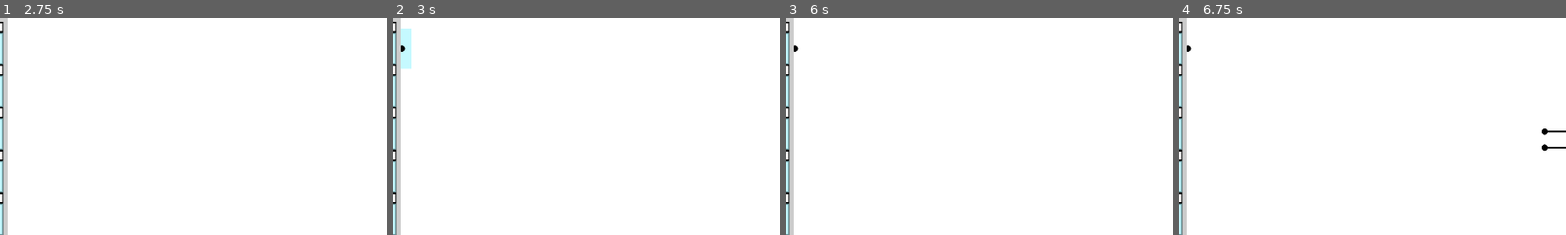
Above: before the commit, frames 1-4 (left to right).
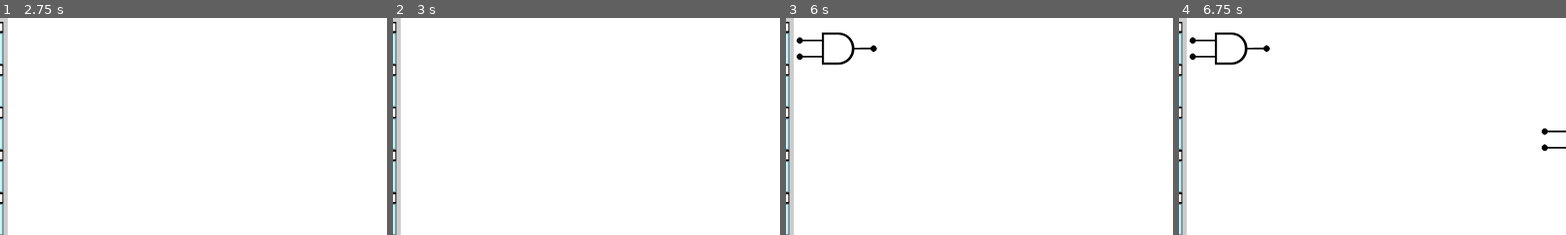
Above: after the commit, the same moments.

Repository: sleep-walkerr/CircuitCanvas
Game: Godot game, scene res://MainScene.tscn
Same seed, same stepped clock (60 frames per second), same inputs: the game is played once before the commit and once after it.
Inputs (mouse positions are % of the whole screen's width and height, from its top left):
- Up to frame 1 (2.75 s): click (98, 3) at 0.5 s; click (4, 7) at 1.27 s; click (98, 3) at 2 s
- Up to frame 2 (3 s): click (4, 7) at 2.77 s
- Up to frame 3 (6 s): click (98, 3) at 3.5 s; click (4, 7) at 4.27 s; tap Enter at 5 s; drag from (4, 7) to (98, 3) at 5.02 s; tap Space at 5.75 s; drag from (9, 7) to (98, 3) at 5.77 s
- Up to frame 4 (6.75 s): tap Enter at 6.5 s; move the mouse to (60, 28) at 6.52 s; hold = (plus) from 6.53 s (still down); click (60, 28) at 6.67 s
The pictures show only the part of the screen within x 8-58%, y 0-50%; the shares and areas given below are measured in that part.

Frame 1 is identical in both runs. In frame 2, 0.5% of the frame differs, in the area x 2-5%, y 4-24%; in frame 3, 0.7%, in the area x 2-24%, y 6-22%; in frame 4, 0.7%.

Commit message:
Added back collision box for gui selection

Diff:
--- a/GUI/GUI.tscn
+++ b/GUI/GUI.tscn
@@ -8,6 +8,9 @@
 border_width_top = 10
 border_width_right = 10
 border_width_bottom = 10
+
+[sub_resource type="RectangleShape2D" id="RectangleShape2D_2tlfq"]
+size = Vector2(170, 1080.5)
 
 [node name="MainGUI" type="Panel"]
 custom_minimum_size = Vector2(170, 1080)
@@ -34,3 +37,9 @@
 offset_bottom = 110.0
 grow_horizontal = 2
 theme_override_constants/separation = 0
+
+[node name="StaticBody2D" type="StaticBody2D" parent="."]
+
+[node name="CollisionShape2D" type="CollisionShape2D" parent="StaticBody2D"]
+position = Vector2(85, 539.75)
+shape = SubResource("RectangleShape2D_2tlfq")
--- a/GUI/GUIScript.gd
+++ b/GUI/GUIScript.gd
@@ -15,3 +15,5 @@
 		newGateSelectionContainer.name = type + "SelectionContainer"
 		newGateSelectionContainer.set_meta("type", type)
 		$SelectionButtonsContainer.add_child(newGateSelectionContainer)
+	$StaticBody2D/CollisionShape2D.shape.size = size
+	$StaticBody2D/CollisionShape2D.position = Vector2(size / 2)
Not shown: 1 places in GUI/GUI.tscn that only renumber resources
